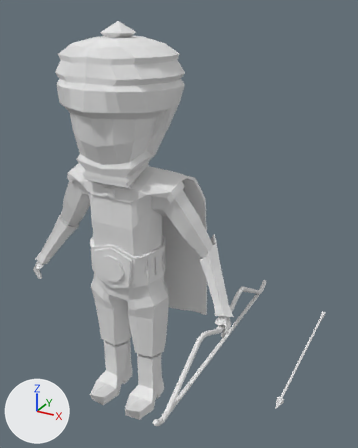
Two versions of the FBX model Map/Assets/Models/Persians/Persian_archer/Persian_archer.fbx, one commit apart.
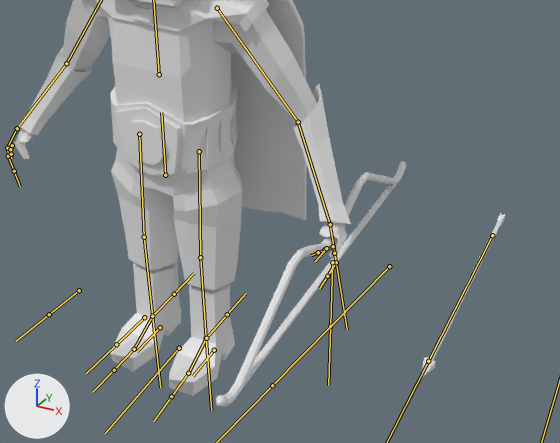
Old and new are each drawn whole from a 50 mm lens placed at (1.44, -1.97, 2.23), pointed at (0.3, 0.1, 1.2) and again close up on the part from 7% to 100% of the width and 41% to 100% of the height. The axes (+X, +Y, +Z) are drawn at lower left. The lights are the same throughout. The bones that bend it are drawn over the model as lines in the close-ups.

Names of what the first close-up shows: 'Persian'.
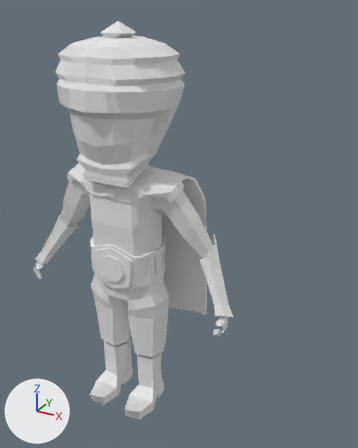
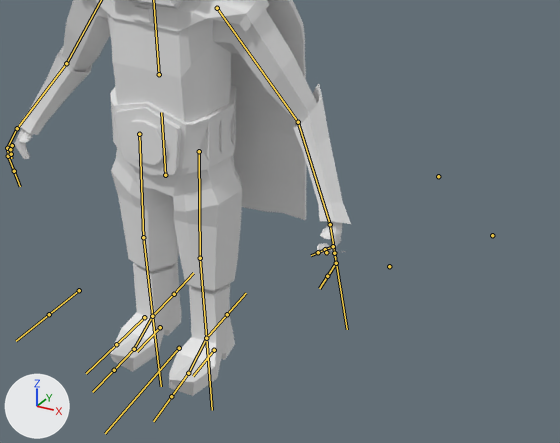
The newer file adds an action. The first version stands in its rest pose; the second is drawn at frame 1 of the action 'Armature|Persian_Archer_Dead'.

Boxes [x1, y1, x2, y2] around the edits, measured in the close-ups (560 x 443 px):
'Persian', posed
    before: [14, 0, 505, 407]
    after: [14, 0, 351, 396]
bone 'Hacha', root to tip
    before: (326, 248) to (315, 261)
    after: (326, 252) to (326, 252)
bone 'Pick', root to tip
    before: (389, 266) to (272, 385)
    after: (389, 266) to (389, 266)
bone 'Arrow', root to tip
    before: (492, 235) to (428, 361)
    after: (492, 235) to (492, 235)

Diff of the bpy script that builds the scene:
```diff
--- a/Map/Assets/Models/Persians/Persian_archer/Persian_archer.fbx.py
+++ b/Map/Assets/Models/Persians/Persian_archer/Persian_archer.fbx.py
@@ bone_hacha @@
 bone_hacha = bpy.data.objects['Armature'].pose.bones['Hacha']  # child of 'mano_L'
-bone_hacha.location = (0.0, 0.0, 0.0)
-bone_hacha.rotation_quaternion = (1.0, 0.0, 0.0, 0.0)  # degrees (0, 0, 0)
-bone_hacha.scale = (1.0, 1.0, 1.0)
+bone_hacha.location = (0.0, 0.0, 0.1)
+bone_hacha.rotation_quaternion = (0.0, 0.0, 0.0, 2.0)  # degrees (0, 0, 180)
+bone_hacha.scale = (0.0, 0.0, 0.0)
@@ bone_pick @@
 bone_pick = bpy.data.objects['Armature'].pose.bones['Pick']  # child of 'mano_L'
-bone_pick.rotation_quaternion = (1.0, 0.0, 0.0, 0.0)  # degrees (0, 0, 0)
-bone_pick.scale = (1.0, 1.0, 1.0)
+bone_pick.rotation_quaternion = (0.0, 0.0, 0.0, 2.0)  # degrees (0, 0, 180)
+bone_pick.scale = (0.0, 0.0, 0.0)
@@ bone_arrow @@
 bone_arrow = bpy.data.objects['Armature'].pose.bones['Arrow']  # child of 'mano_L'
-bone_arrow.rotation_quaternion = (1.0, 0.0, 0.0, 0.0)  # degrees (0, 0, 0)
-bone_arrow.scale = (1.0, 1.0, 1.0)
+bone_arrow.rotation_quaternion = (0.0, 0.0, 0.0, 2.0)  # degrees (0, 0, 180)
+bone_arrow.scale = (0.0, 0.0, 0.0)
```
